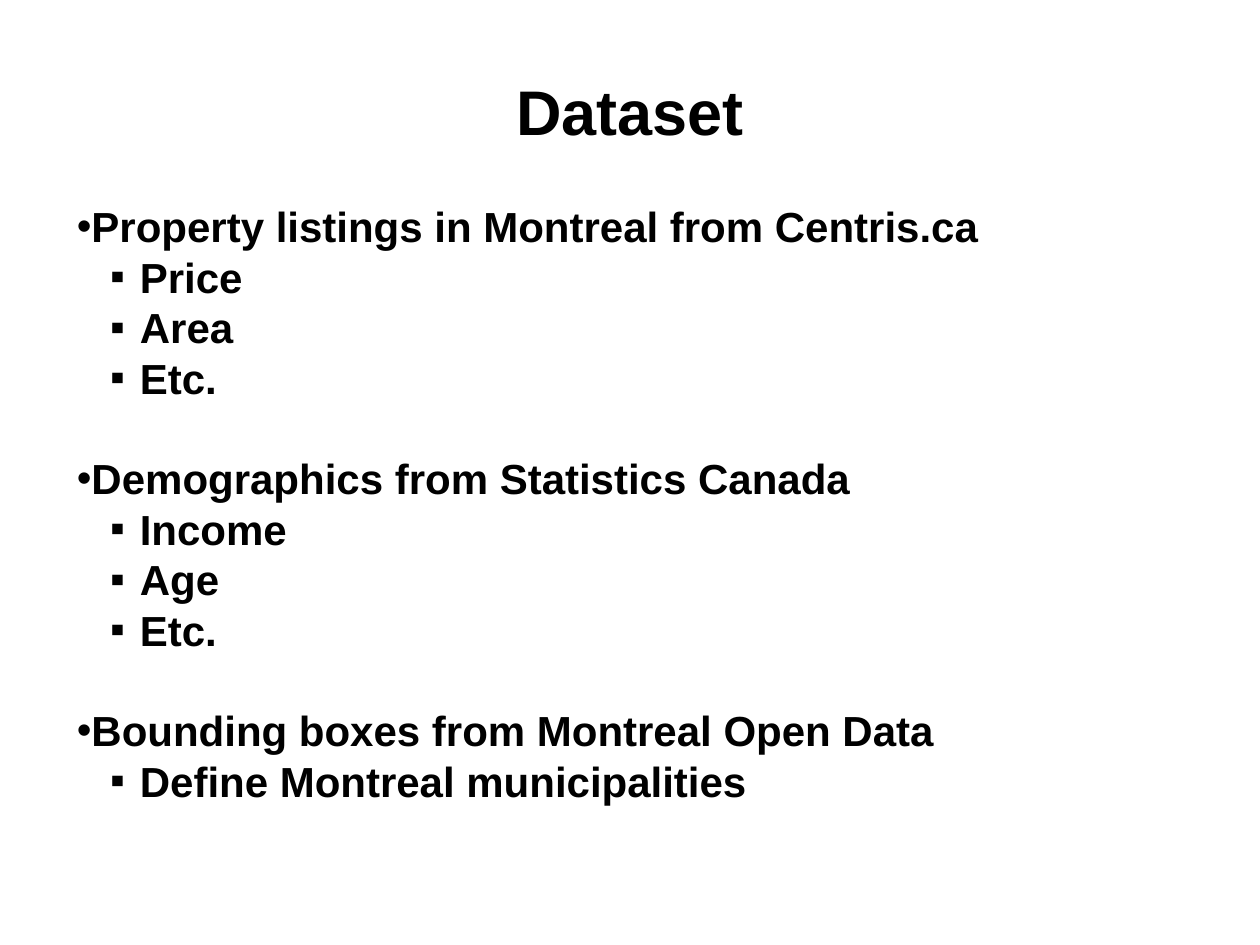
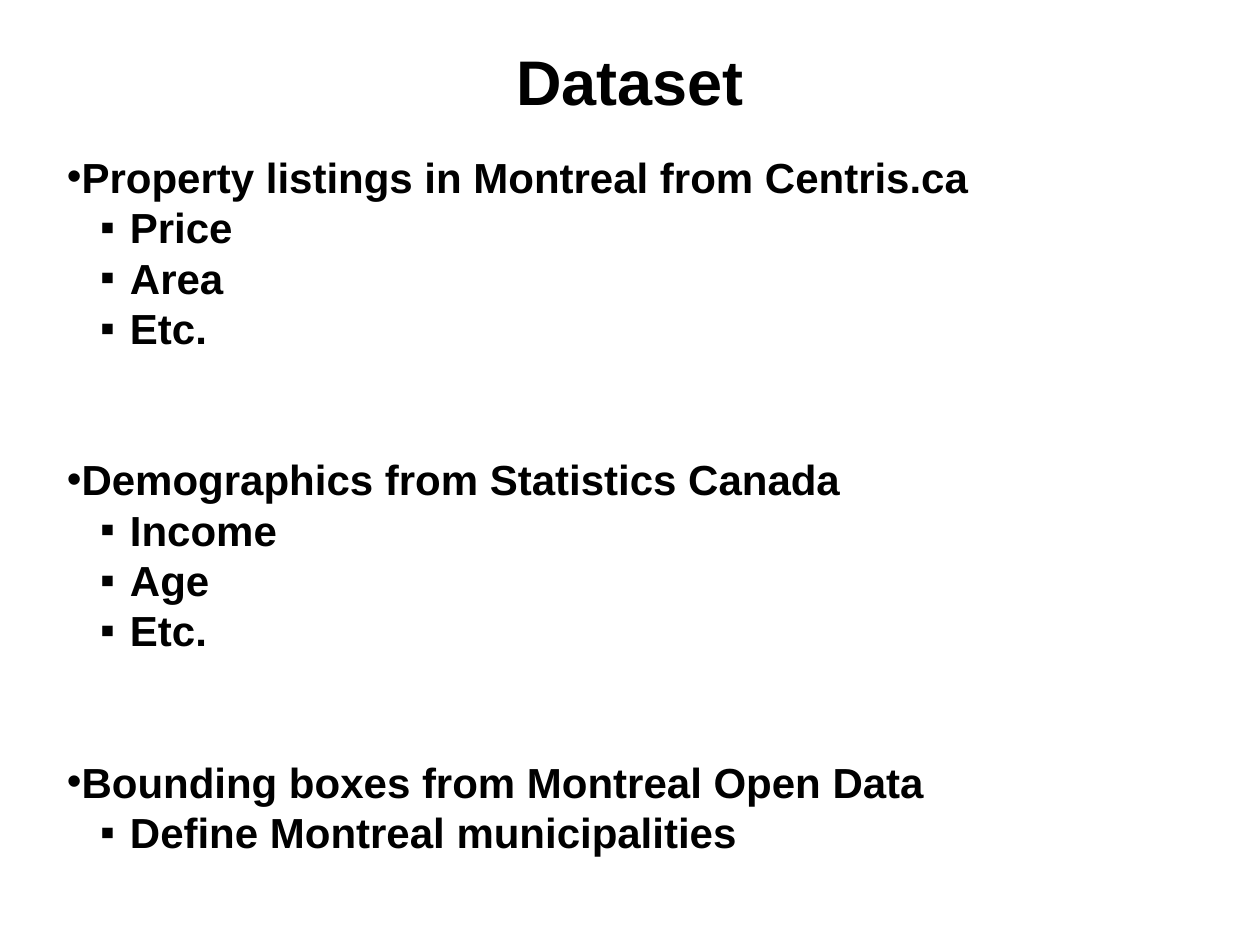
Before and after one commit to npow/centris, a slide deck: slide 3 of presentation/DaveNissanEmil2014MachineLearning.pptx. Drawn at 1260x945 pixels with LibreOffice and Linux fonts; fonts in the diff are those of the drawing. Boxes give left, top, right and bottom in pixels: in the first picture for what was removed or moved away, otherwise in the second. Text is boxed around its words. In the diff, an @@ line names an element or a change of style, - is before the commit and + after.

```diff
--- a/presentation/DaveNissanEmil2014MachineLearning.pptx
+++ b/presentation/DaveNissanEmil2014MachineLearning.pptx
@@ text "Dataset": place and size @@
-text "Dataset" at [516,91,744,136]
+text "Dataset" at [516,61,744,106]
@@ text "Property listings in Montreal from ..." rewrapped from [91,211,978,805] to [82,162,968,856] @@
```
Also in this commit, not shown: 2 other slides changed.
